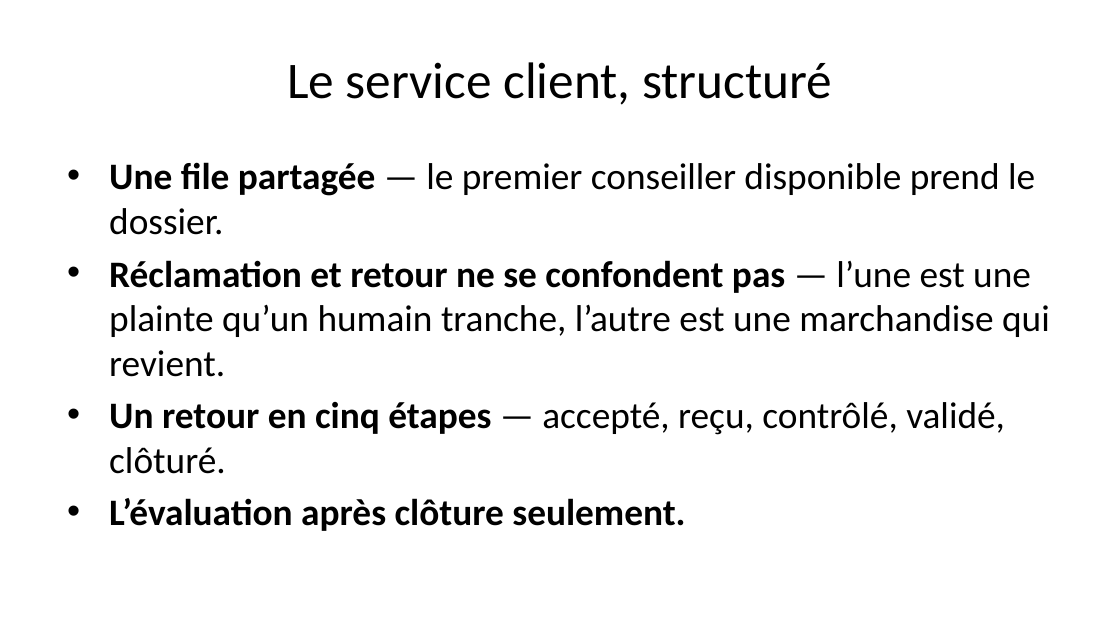
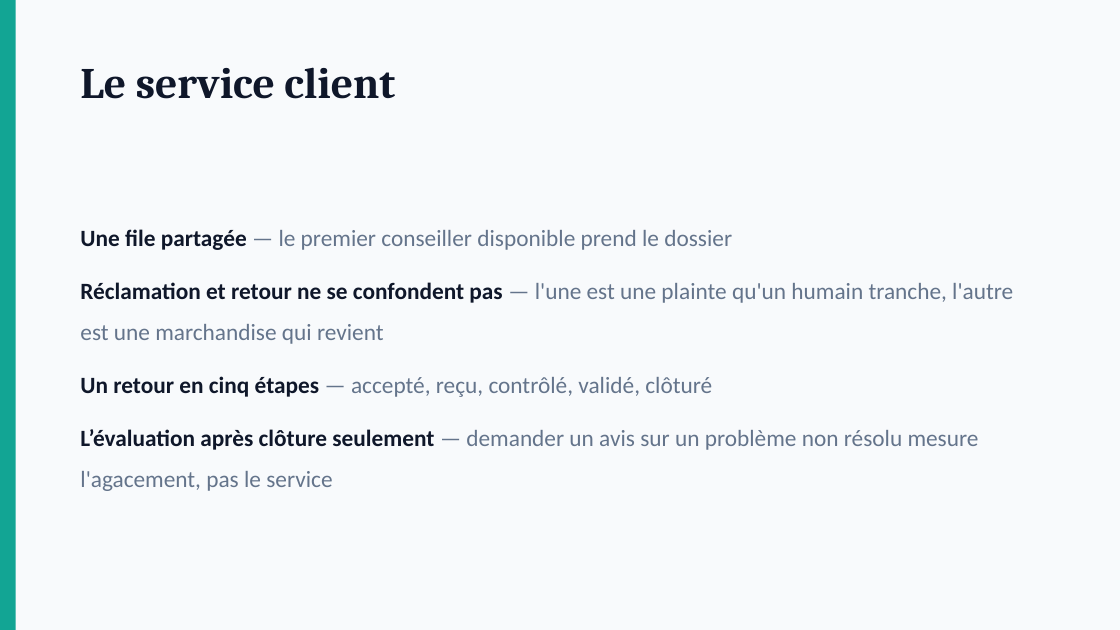
Before and after one commit to Dominique-BRIA/garah, a slide deck: slide 11 of docs/presentation/GARAH-presentation.pptx (slide 12 before the commit). Drawn at 1120x630 pixels with LibreOffice and Linux fonts; fonts in the diff are those of the drawing. Boxes give left, top, right and bottom in pixels: in the first picture for what was removed or moved away, otherwise in the second. Text is boxed around its words. In the diff, an @@ line names an element or a change of style, - is before the commit and + after.

```diff
--- a/docs/presentation/GARAH-presentation.pptx
+++ b/docs/presentation/GARAH-presentation.pptx
@@ background #FFFFFF to #F8FAFC @@
@@ rectangle added at [0,0,16,629], fill #12A594 @@
@@ text at [80,67,395,99]: text changed; size 33 to 28 pt; font Calibri to Cambria; text colour #000000 to #0F172A; bold on @@
-Le service client, structuré
+Le service client
@@ text "Une file partagée — le ..." at [80,229,1013,491]: vertical alignment top to middle @@
@@ text at [80,229,1013,491]: text changed; size 24 to 15 pt; text colour #000000 to #64748B @@
-• Une file partagée — le premier conseiller disponible prend le dossier.
-• Réclamation et retour ne se confondent pas — l’une est une plainte qu’un humain tranche, l’autre est une marchandise qui revient.
-• Un retour en cinq étapes — accepté, reçu, contrôlé, validé, clôturé.
-• L’évaluation après clôture seulement.
+▪ Une file partagée — le premier conseiller disponible prend le dossier
+Réclamation et retour ne se confondent pas — l'une est une plainte qu'un humain tranche, l'autre est une marchandise qui revient
+Un retour en cinq étapes — accepté, reçu, contrôlé, validé, clôturé
+L’évaluation après clôture seulement — demander un avis sur un problème non résolu mesure l'agacement, pas le service
```
Also in this commit, not shown: 22 other slides changed, 11 slides added, 13 slides removed, 3 other files.
